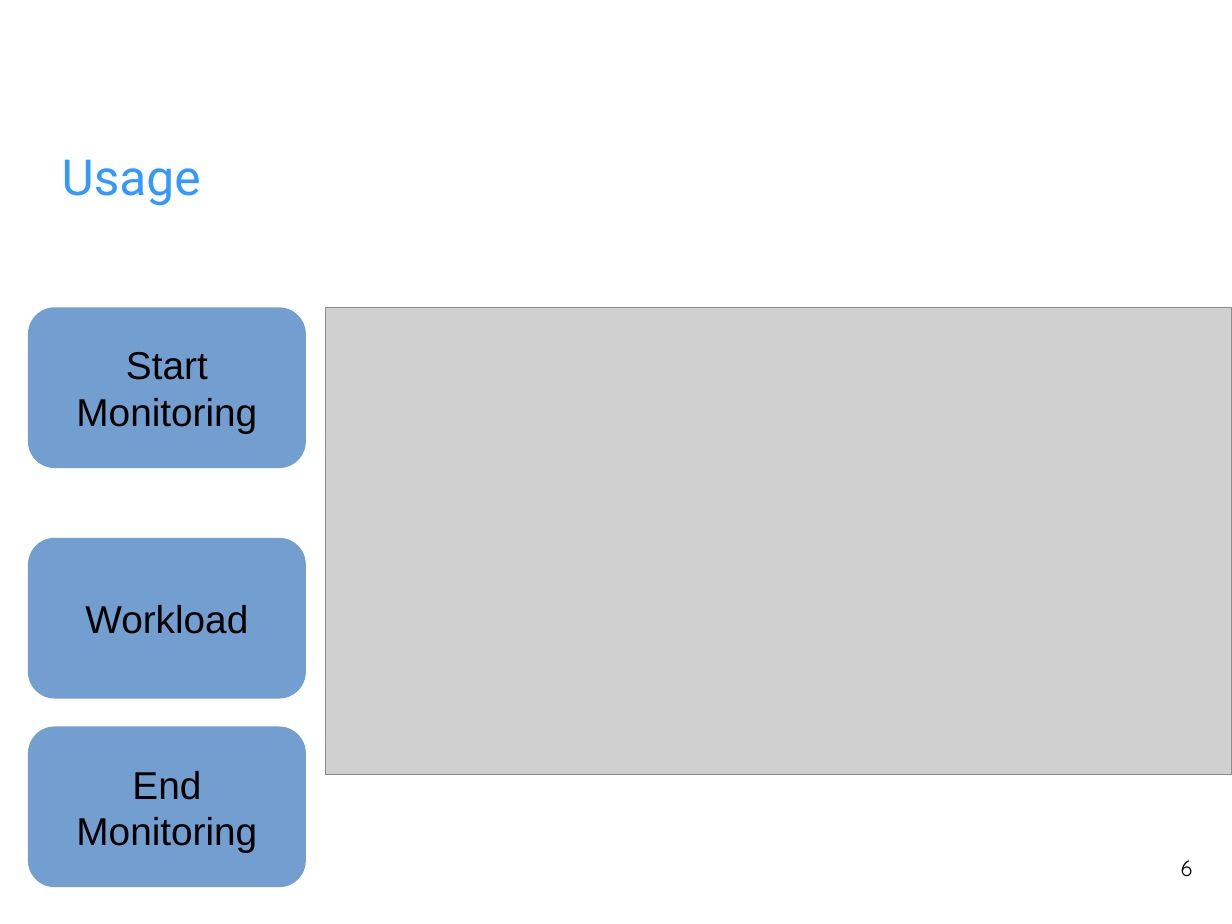
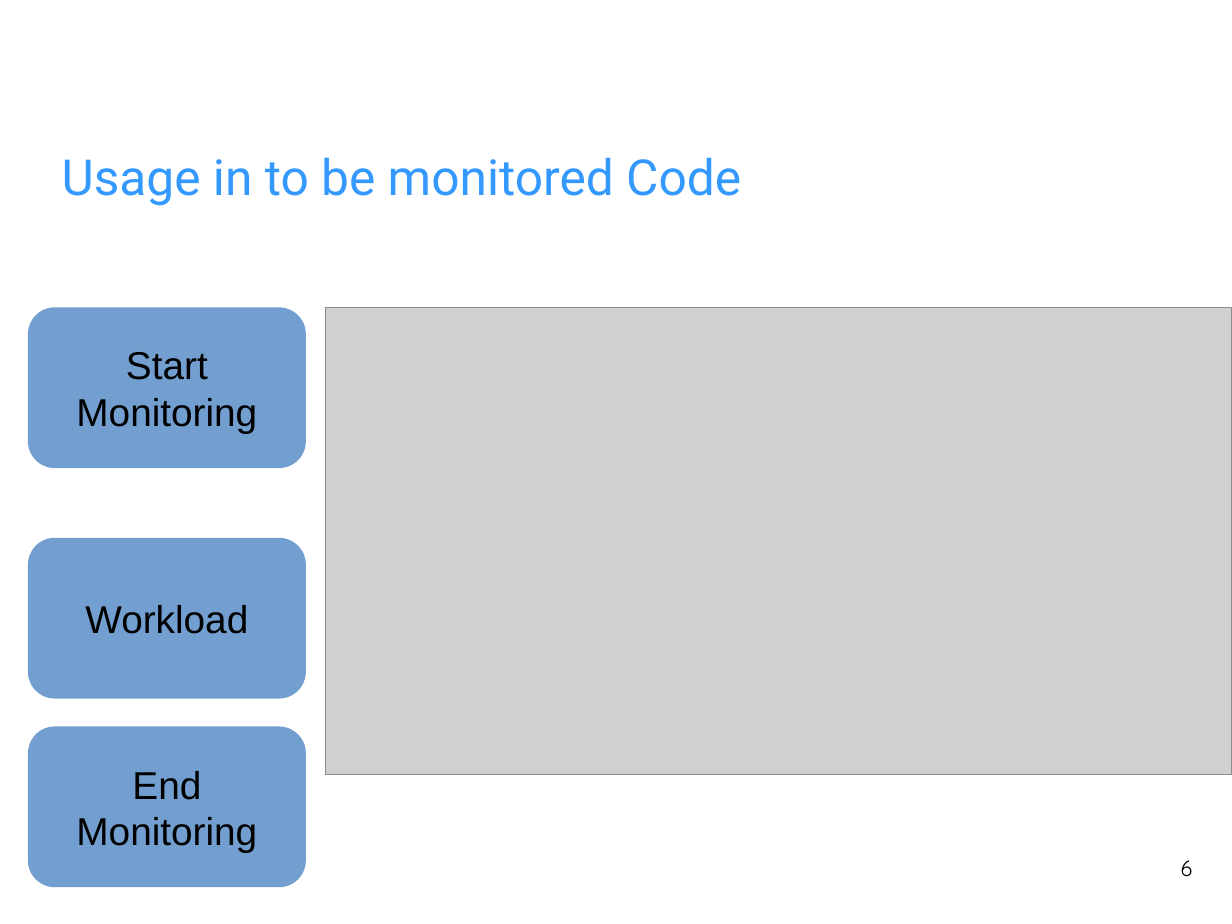
Before and after one commit to fhilprec/HardwareMonitoring, a slide deck: slide 6 of ProjectPresentation.odp. Drawn at 1232x924 pixels with LibreOffice and Linux fonts; fonts in the diff are those of the drawing; grey boxes stand for pictures; background and template pictures are left out. Boxes give left, top, right and bottom in pixels: in the first picture for what was removed or moved away, otherwise in the second. Text is boxed around its words. In the diff, an @@ line names an element or a change of style, - is before the commit and + after.

```diff
--- a/ProjectPresentation.odp
+++ b/ProjectPresentation.odp
@@ title at box(62, 157, 741, 206): text changed @@
-Usage
+Usage in to be monitored Code
```
Also in this commit, not shown: 1 other slide changed, 1 slide added.
